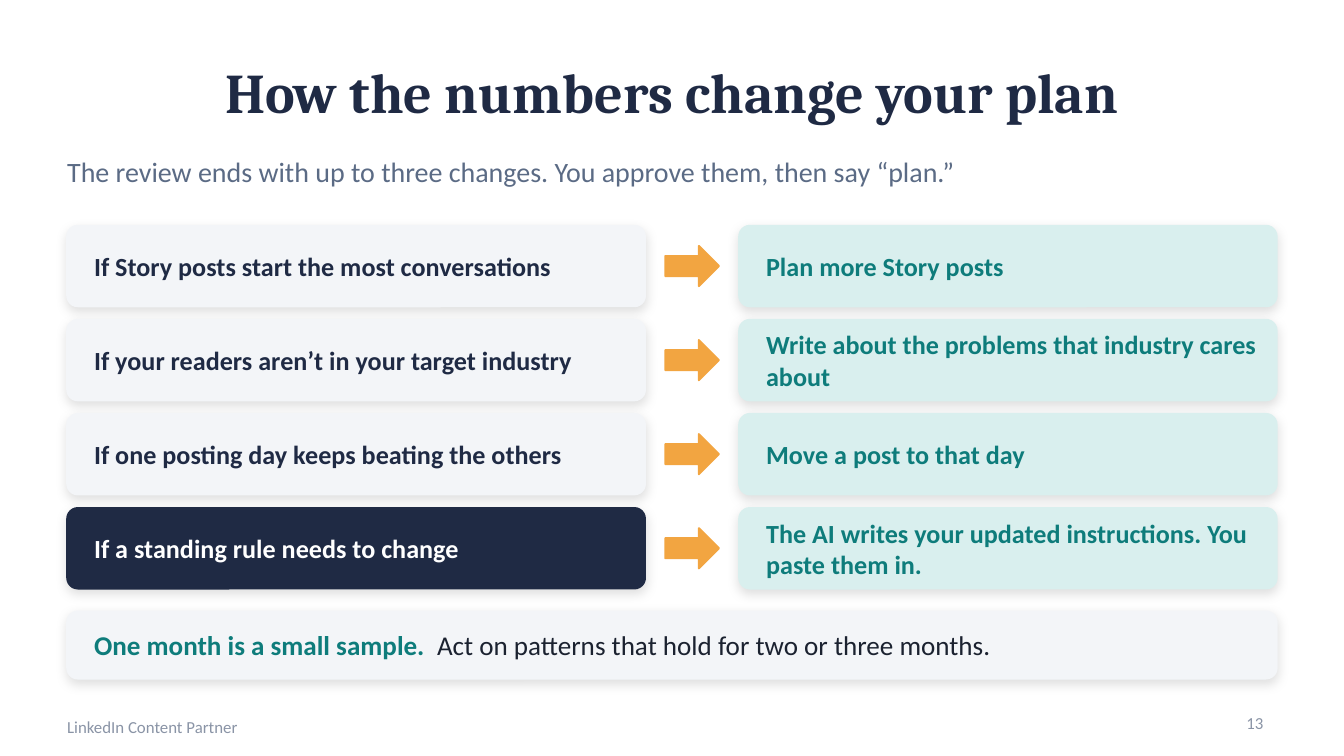
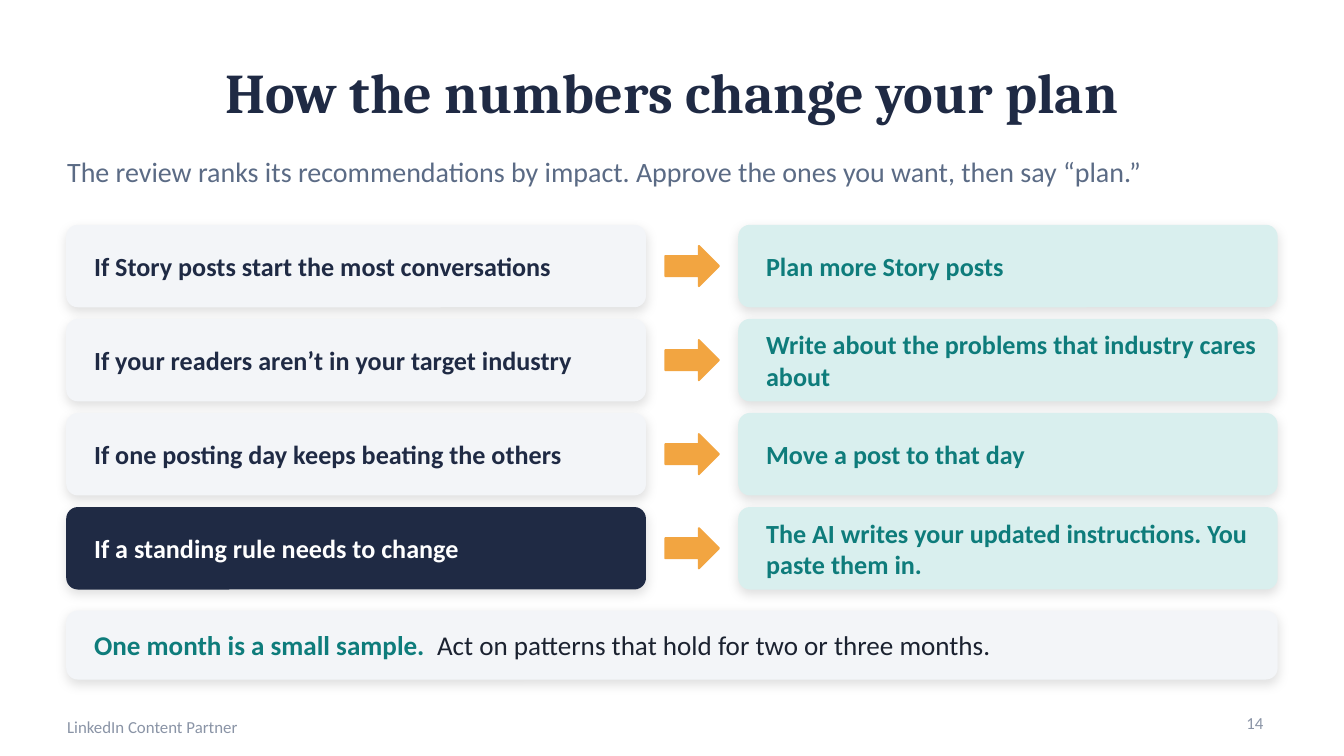
Before and after one commit to crystaljonespmp/LinkedIn-Content-Partner, a slide deck: slide 14 of PowerPoint/LinkedIn-Content-Partner-Setup-Slides.pptx (slide 13 before the commit). Drawn at 1344x756 pixels with LibreOffice and Linux fonts; fonts in the diff are those of the drawing. Boxes give left, top, right and bottom in pixels: in the first picture for what was removed or moved away, otherwise in the second. Text is boxed around its words. In the diff, an @@ line names an element or a change of style, - is before the commit and + after.

```diff
--- a/PowerPoint/LinkedIn-Content-Partner-Setup-Slides.pptx
+++ b/PowerPoint/LinkedIn-Content-Partner-Setup-Slides.pptx
@@ text at <box>67,162,1141,187</box>: text changed @@
-The review ends with up to three changes. You approve them, then say “plan.”
+The review ranks its recommendations by impact. Approve the ones you want, then say “plan.”
@@ page number at <box>1246,718,1263,729</box>: text changed @@
-13
+14
```
Also in this commit, not shown: 1 other slide changed, 1 slide added, 4 other files.
